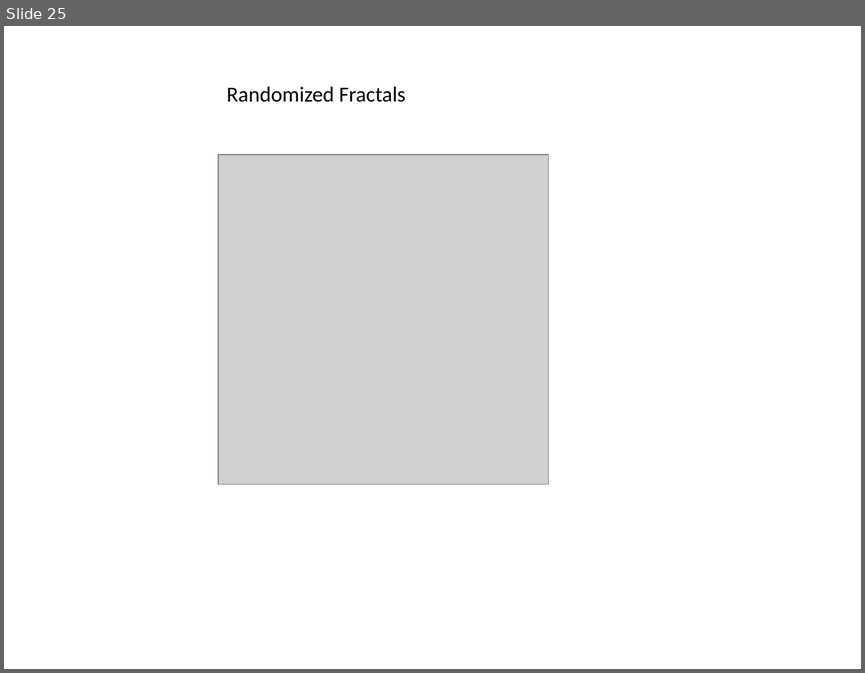
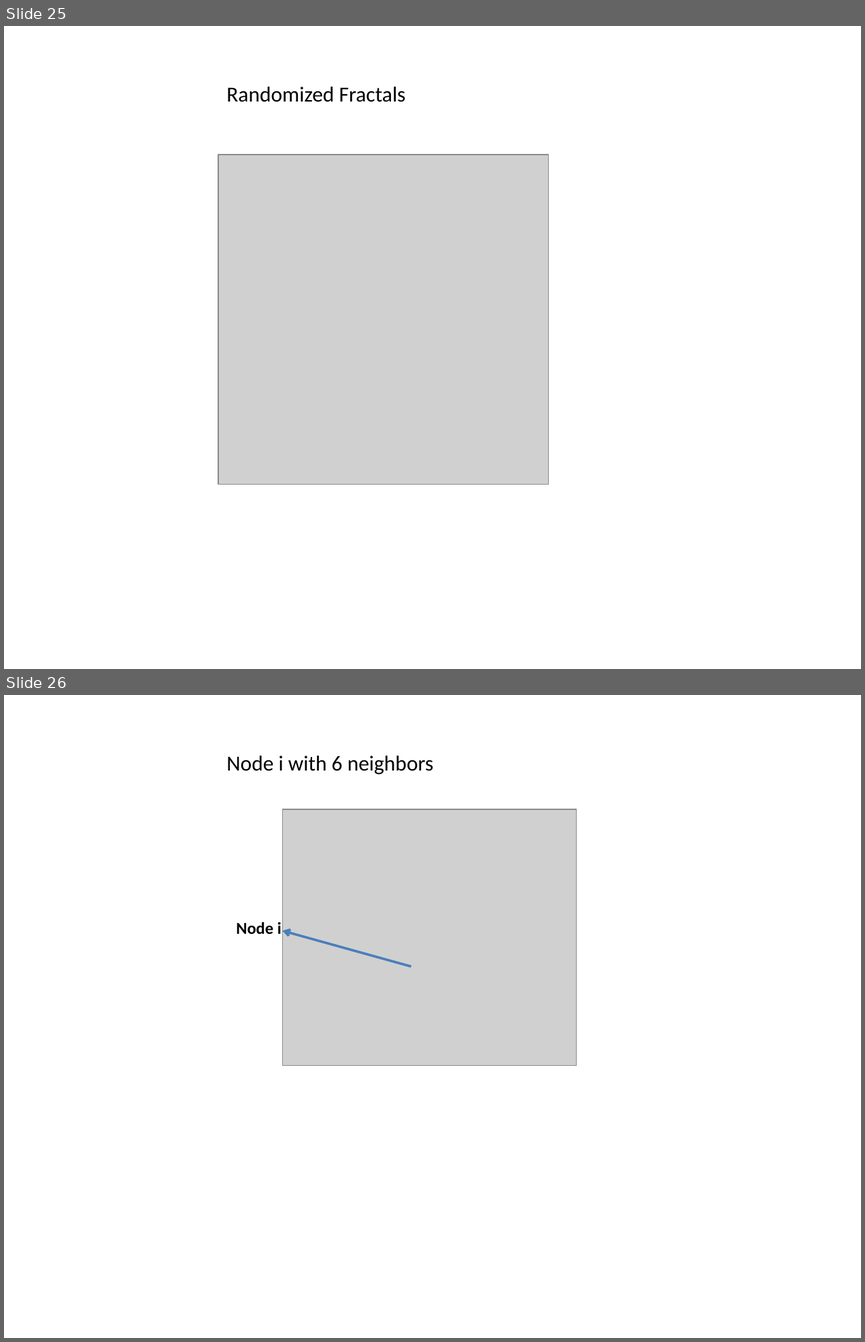
Before and after one commit to kadir4172/formation_control, a slide deck: Tez Çizimleri.pptx. Shown one above the other, each under a label of ours: slide 25 before the commit, slides 25 and 26 after it. The pictures are 865x673 and 865x1342 pixels, drawn with LibreOffice and Linux fonts; fonts in the diff are those of the drawing; grey boxes stand for pictures. Boxes give left, top, right and bottom in pixels: in the first picture for what was removed or moved away, otherwise in the second. Text is boxed around its words. In the diff, an @@ line names an element or a change of style, - is before the commit and + after.

```diff
--- a/Tez Çizimleri.pptx
+++ b/Tez Çizimleri.pptx
@@ slide 26 added at bbox=[4, 695, 861, 1338], background #FFFFFF @@
@@ text added at bbox=[226, 756, 434, 775], 18 pt, text #000000 @@
+Node i with 6 neighbors
@@ picture added at bbox=[283, 809, 577, 1065] @@
@@ text added at bbox=[236, 921, 281, 934], 14 pt, text #000000, bold @@
+Node i
@@ arrow added from (411, 966) to (283, 930), #4B7EBC 2 pt @@
```
Also in this commit, not shown: 1 other slide added, 2 other files.
